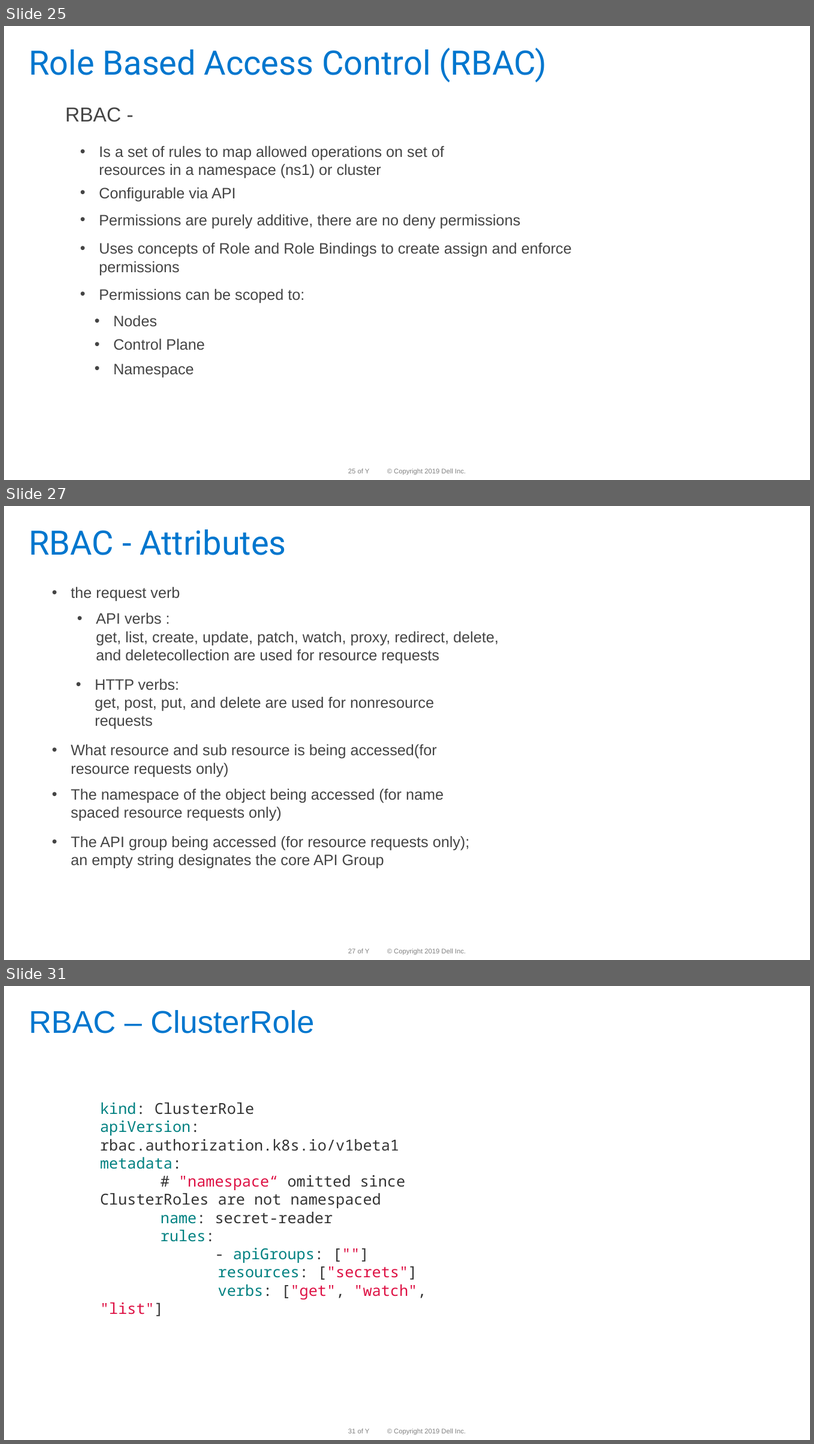
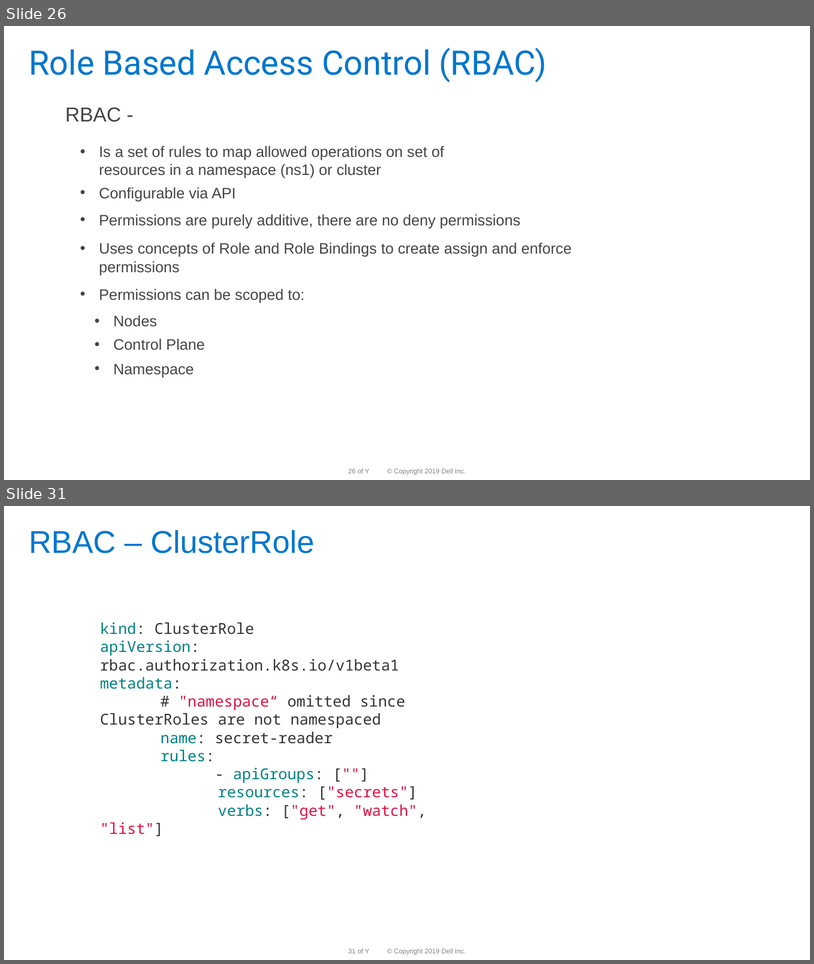
Before and after one commit to dteskubernetesworkshop/spring-boot-k8s-workshop, a slide deck: slides/k8 workshop deck-Day-3 -v 1.0.pptx. Shown one above the other, each under a label of ours: slides 25, 27 and 31 before the commit, slides 26 and 31 after it; the slides between them are not shown. The pictures are 814x1444 and 814x964 pixels, drawn with LibreOffice and Linux fonts; fonts in the diff are those of the drawing; background and template pictures are left out. Boxes give left, top, right and bottom in pixels: in the first picture for what was removed or moved away, otherwise in the second. Text is boxed around its words. In the diff, an @@ line names an element or a change of style, - is before the commit and + after.

```diff
--- a/slides/k8 workshop deck-Day-3 -v 1.0.pptx
+++ b/slides/k8 workshop deck-Day-3 -v 1.0.pptx
@@ slide 27 removed at bbox=[4, 506, 810, 960], background #FFFFFF; not listed: 3 template elements that a slide beside it also shows @@
@@ title removed at bbox=[29, 529, 286, 555] @@
-RBAC - Attributes
@@ text removed at bbox=[71, 586, 180, 601] @@
-• the request verb
@@ text removed at bbox=[96, 612, 499, 664] @@
-• API verbs :
-  get, list, create, update, patch, watch, proxy, redirect, delete, and deletecollection are used for resource requests
@@ text removed at bbox=[95, 678, 434, 729] @@
-  • HTTP verbs:
-    get, post, put, and delete are used for nonresource requests
@@ text removed at bbox=[71, 744, 437, 777] @@
-• What resource and sub resource is being accessed(for resource requests only)
@@ text removed at bbox=[71, 788, 444, 821] @@
-• The namespace of the object being accessed (for name spaced resource requests only)
@@ text removed at bbox=[71, 835, 470, 868] @@
-• The API group being accessed (for resource requests only); an empty string designates the core API Group
@@ what was slide 25 is now slide 26 @@
```
Also in this commit, not shown: 7 slides changed, 2 slides added, 1 other slide removed, 1 other file.
